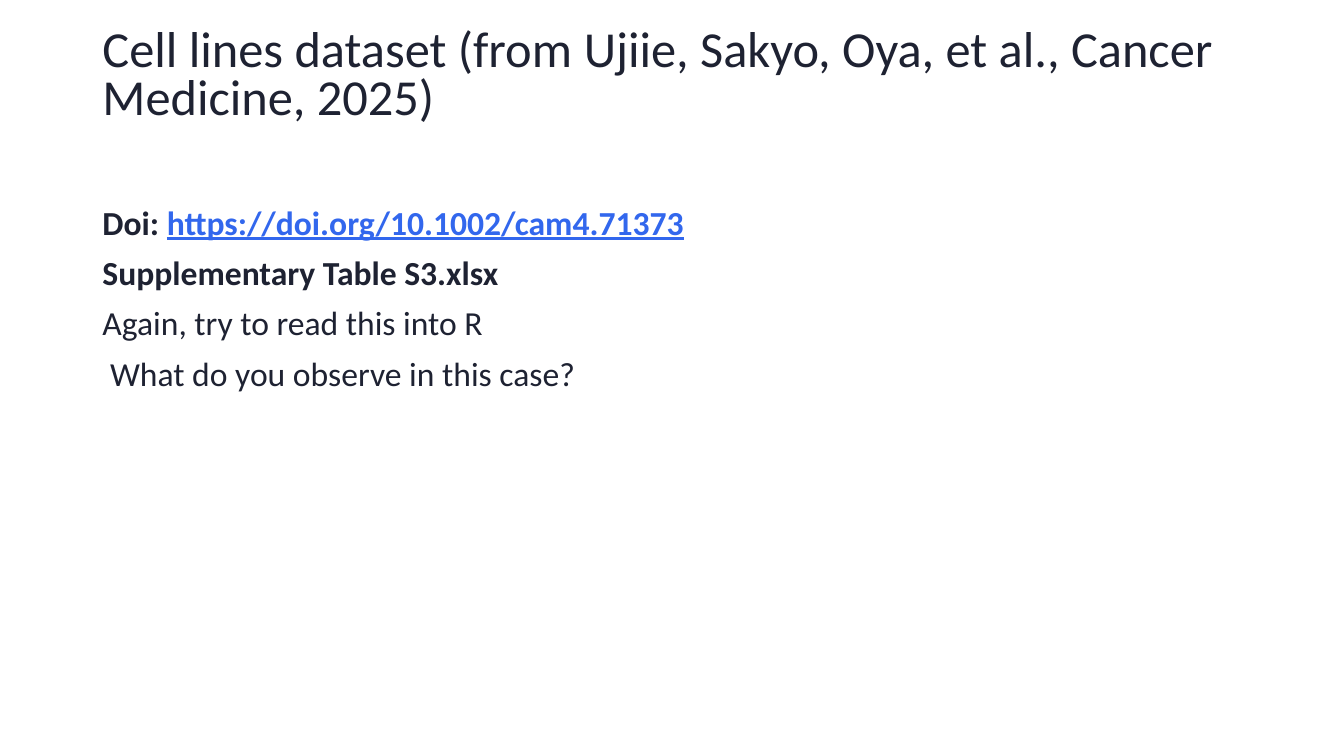
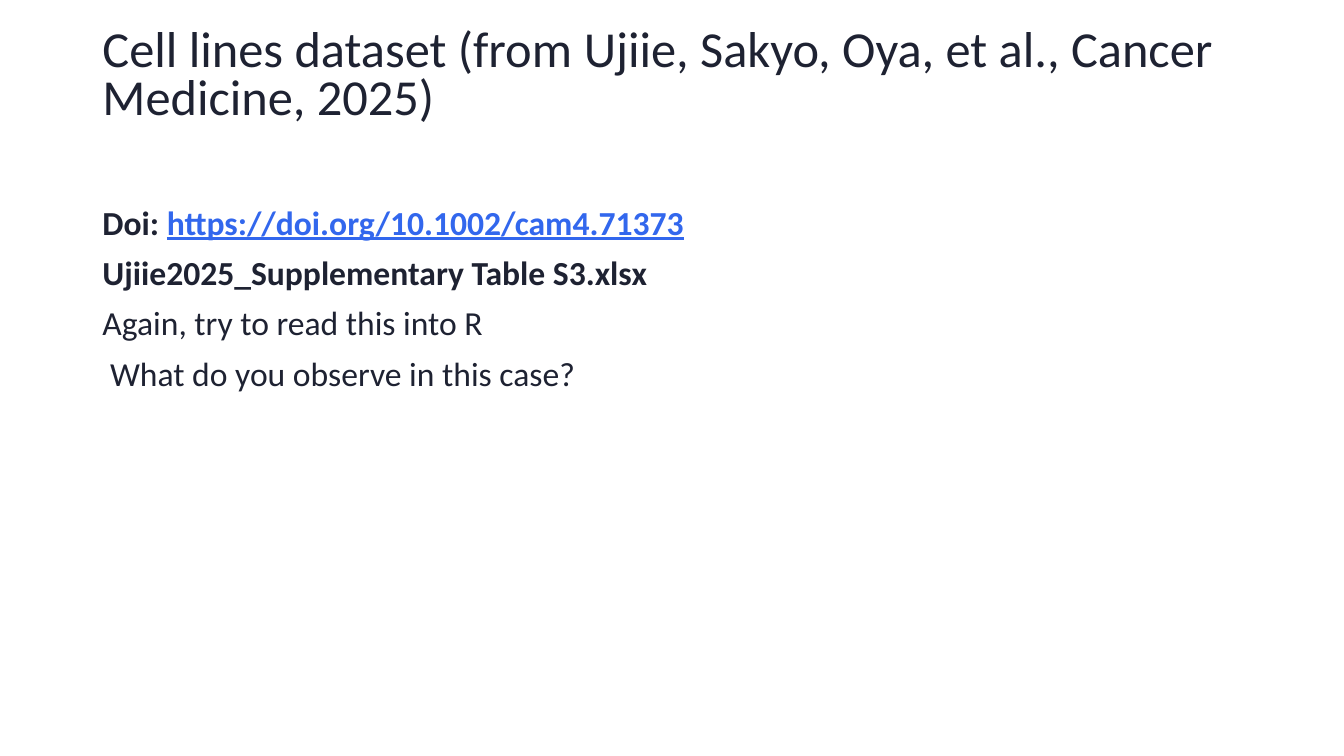
Before and after one commit to sib-swiss/first-steps-with-R-training, a slide deck: slide 100 of assets/pptx/First-steps-with-R_day1.pptx (slide 91 before the commit). Drawn at 1344x756 pixels with LibreOffice and Linux fonts; fonts in the diff are those of the drawing. Boxes give left, top, right and bottom in pixels: in the first picture for what was removed or moved away, otherwise in the second. Text is boxed around its words. In the diff, an @@ line names an element or a change of style, - is before the commit and + after.

```diff
--- a/assets/pptx/First-steps-with-R_day1.pptx
+++ b/assets/pptx/First-steps-with-R_day1.pptx
@@ text at (x1=102, y1=261, x2=647, y2=291): text changed @@
-Supplementary Table S3.xlsx
+Ujiie2025_Supplementary Table S3.xlsx
```
Also in this commit, not shown: 22 other slides changed, 13 slides added, 4 slides removed, 12 other files.
